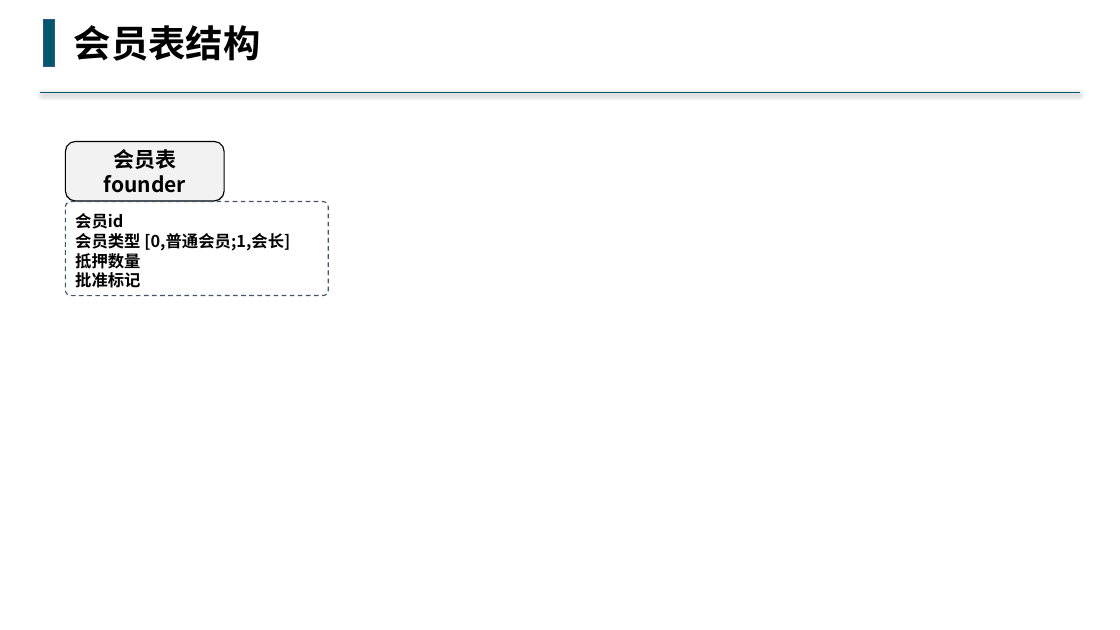
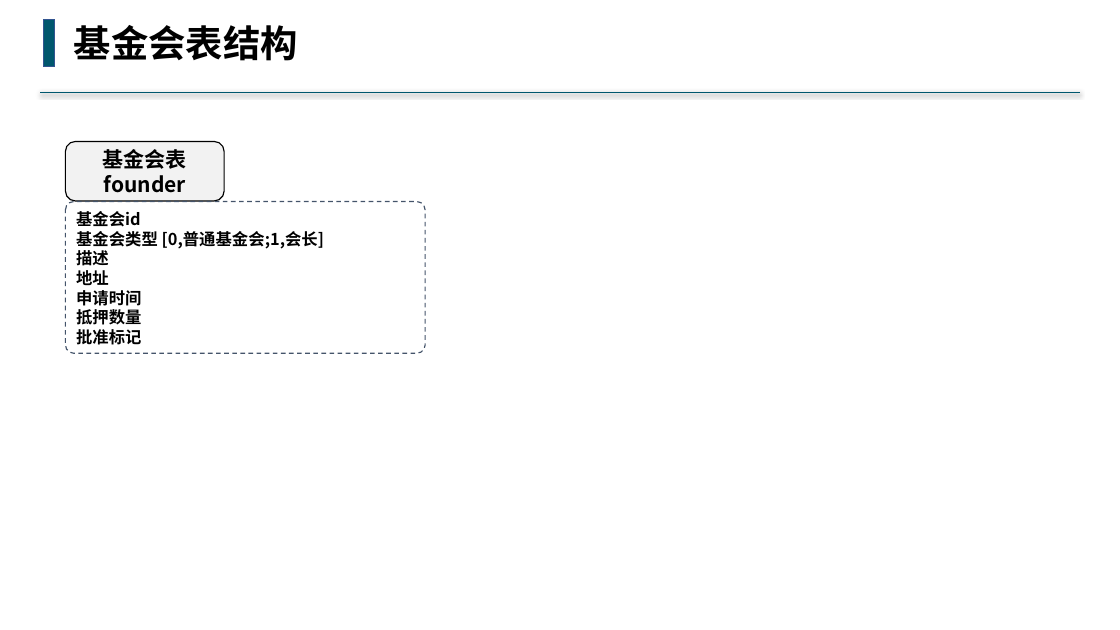
Before and after one commit to buddhachain/buddhaContract, a slide deck: slide 2 of doc/01.基金会.pptx. Drawn at 1120x630 pixels with LibreOffice and Linux fonts; fonts in the diff are those of the drawing. Boxes give left, top, right and bottom in pixels: in the first picture for what was removed or moved away, otherwise in the second. Text is boxed around its words. In the diff, an @@ line names an element or a change of style, - is before the commit and + after.

Commit message:
修改了下基金会名称

```diff
--- a/doc/01.基金会.pptx
+++ b/doc/01.基金会.pptx
@@ text at (x1=74, y1=25, x2=298, y2=61): text changed @@
-会员表结构
+基金会表结构
@@ text in rounded rectangle at (x1=103, y1=149, x2=187, y2=169): text changed @@
-会员表
+基金会表
@@ rounded rectangle "基金会id" resized from (x1=66, y1=202, x2=329, y2=296) to (x1=66, y1=202, x2=425, y2=354) @@
@@ text in rounded rectangle at (x1=76, y1=211, x2=324, y2=306): text changed @@
-会员id
-会员类型 [0,普通会员;1,会长]
+基金会id
+基金会类型 [0,普通基金会;1,会长]
+描述
+地址
+申请时间
```
Also in this commit, not shown: 4 other slides changed.
